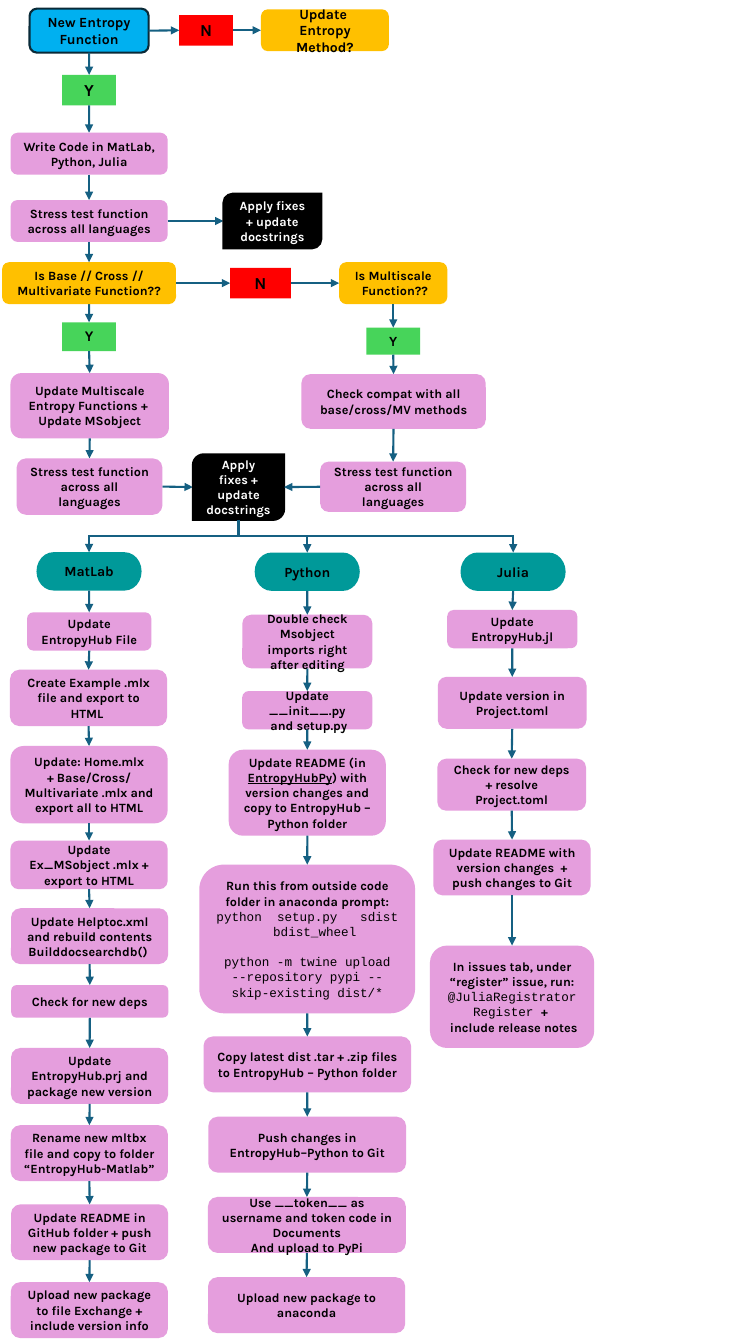
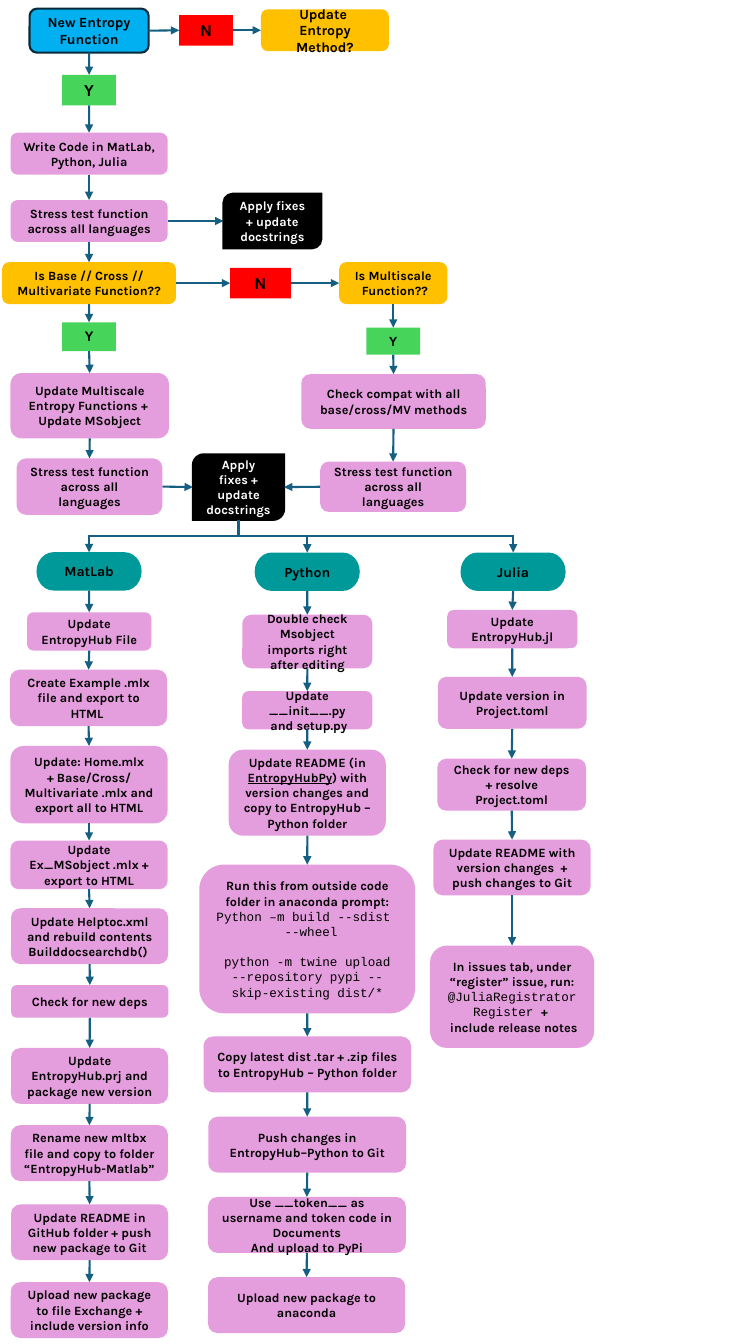
Before and after one commit to MattWillFlood/EntropyHub, a slide deck: slide 1 of EntropyHub Flow Diagram.pptx. Drawn at 756x1344 pixels with LibreOffice and Linux fonts; fonts in the diff are those of the drawing. Boxes give left, top, right and bottom in pixels: in the first picture for what was removed or moved away, otherwise in the second. Text is boxed around its words. In the diff, an @@ line names an element or a change of style, - is before the commit and + after.

```diff
--- a/EntropyHub Flow Diagram.pptx
+++ b/EntropyHub Flow Diagram.pptx
@@ text in rounded rectangle at (216,912,391,936): text changed @@
-python setup.py sdist bdist_wheel
+Python –m build --sdist --wheel
```
Also in this commit, not shown: 4 other files.
